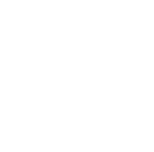
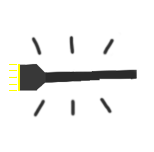
Layers edited between the first and the second w=154, h=152 image:
hid "flash overlay" over [18, 63, 137, 91]
showed "active" over [30, 33, 122, 118]
showed "light" over [9, 64, 20, 91]
showed "Layer 7" over [19, 63, 137, 91]
